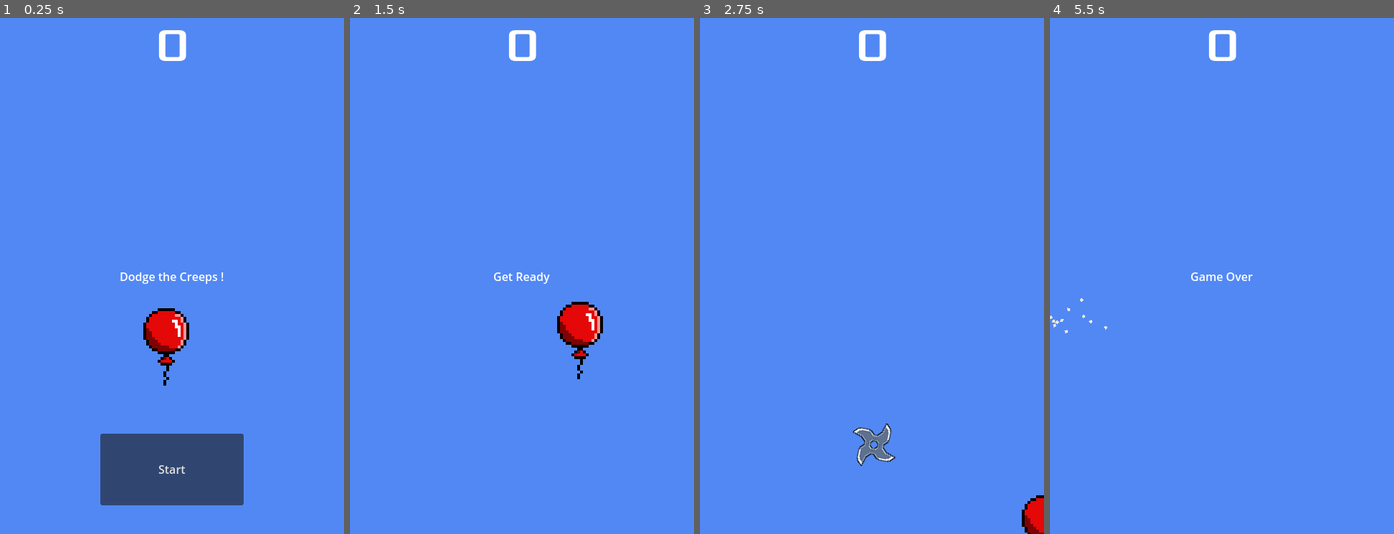
Above: before the commit, frames 1-4 (left to right).
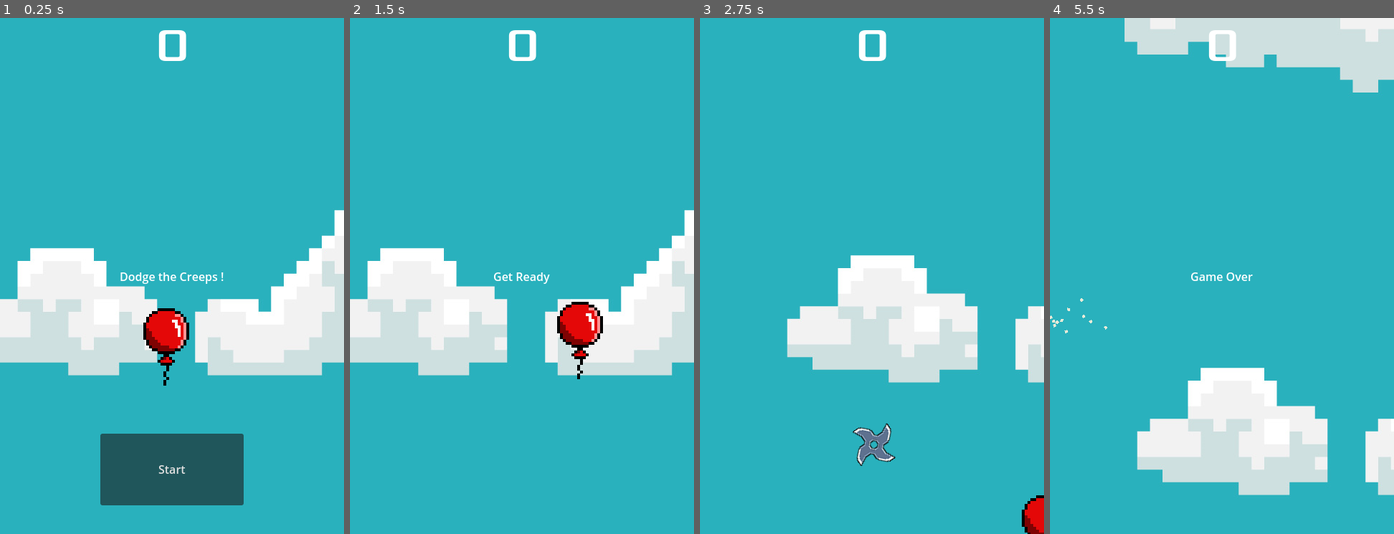
Above: after the commit, the same moments.

Repository: Turik556/First2D
Game: Godot game, scene res://Scenes/main.tscn
Same seed, same stepped clock (60 frames per second), same inputs: the game is played once before the commit and once after it.
Inputs:
- Up to frame 1 (0.25 s): no input
- Up to frame 2 (1.5 s): click "Start" at 0.5 s; tap Enter at 1.25 s; hold D (move_right) from 1.28 s (still down)
- Up to frame 3 (2.75 s): release D (move_right) at 2.03 s; hold S (move_down) from 2.03 s (still down)
- Up to frame 4 (5.5 s): release S (move_down) at 2.78 s; hold D (move_right) 2.78-3.53 s; hold W (move_up) 3.53-4.28 s; hold A (move_left) from 4.28 s (still down)

The runs differ from the first frame. In frame 1, 93% of the frame differs, in the area x 0-100%, y 0-100%; in frame 2, 99%; in frame 3, 99%; in frame 4, 100%.

Commit message:
add background movement

Diff:
--- a/Scenes/main.tscn
+++ b/Scenes/main.tscn
@@ -1,9 +1,10 @@
-[gd_scene load_steps=8 format=3 uid="uid://cveqi88yfygc1"]
+[gd_scene load_steps=9 format=3 uid="uid://cveqi88yfygc1"]
 
 [ext_resource type="PackedScene" uid="uid://cajufjns3158d" path="res://Scenes/Player.tscn" id="1_pm0dl"]
 [ext_resource type="Script" path="res://scripts/main.gd" id="1_y5qig"]
 [ext_resource type="PackedScene" uid="uid://pvr776ugj5v" path="res://Scenes/enemy_speed_up_item.tscn" id="3_owb8q"]
 [ext_resource type="PackedScene" uid="uid://dxl8mpdnhg8dq" path="res://Scenes/item.tscn" id="3_rwv84"]
+[ext_resource type="Texture2D" uid="uid://hp1svvvhp1bo" path="res://art/8614580.jpg" id="4_rjcux"]
 [ext_resource type="PackedScene" uid="uid://bqi3n4fssgs2l" path="res://Scenes/EnemyHandler.tscn" id="4_ybo78"]
 [ext_resource type="PackedScene" uid="uid://1tee4hpui1pn" path="res://Scenes/hud.tscn" id="4_yohv7"]
 [ext_resource type="PackedScene" uid="uid://b2thwqcug124p" path="res://Scenes/item_spawner.tscn" id="6_8ngv0"]
@@ -13,7 +14,15 @@
 player_scene = ExtResource("3_rwv84")
 item_scene = ExtResource("3_owb8q")
 
+[node name="TextureRect" type="TextureRect" parent="."]
+offset_left = -168.0
+offset_top = -1240.0
+offset_right = 1832.0
+offset_bottom = 760.0
+texture = ExtResource("4_rjcux")
+
 [node name="ColorRect" type="ColorRect" parent="."]
+visible = false
 anchors_preset = 15
 anchor_right = 1.0
 anchor_bottom = 1.0
--- a/scripts/enemy_handler.gd
+++ b/scripts/enemy_handler.gd
@@ -20,7 +20,6 @@
 
 # Called every frame. 'delta' is the elapsed time since the previous frame.
 func _process(delta: float) -> void:
-	print ($MobTimer.wait_time)
 	pass
 
 func _on_mob_timer_timeout() -> void:
@@ -61,4 +60,5 @@
 func update_timer():
 	var current_timer = $MobTimer.wait_time
 	$MobTimer.wait_time = current_timer - 0.2
+	print ($MobTimer.wait_time)
 	pass
--- a/scripts/main.gd
+++ b/scripts/main.gd
@@ -2,7 +2,8 @@
 
 @export var player_scene:PackedScene
 @export var item_scene: PackedScene
-
+var pos: float
+var is_game_started:bool
 var score:int
 
 # Called when the node enters the scene tree for the first time.
@@ -12,11 +13,13 @@
 
 # Called every frame. 'delta' is the elapsed time since the previous frame.
 func _process(delta: float) -> void:
+	move_scene()
 	pass
 
 func game_over() -> void:
 	$HUD.show_game_over()
 	Global.s_game_over.emit()
+	is_game_started = false
 	pass # Replace with function body.
 
 func new_game():
@@ -41,8 +44,18 @@
 	pass
 func _on_start_timer_timeout() -> void:
 	Global.s_start_game.emit
+	is_game_started = true
 	pass # Replace with function body.
 func _on_enemy_handler_s_died(mob) -> void:
 	update_score(1)
 
 	pass # Replace with function body.
+func move_scene():
+	pos = $TextureRect.position.y
+	if is_game_started:
+		if pos < 0 :
+			$TextureRect.position = Vector2(0.0,1.0 + pos)
+		else:
+			$TextureRect.position = Vector2(0.0,-1000.0 + pos)
+			print("jump")
+pass
Binary file added: art/8614580.jpg
Not shown, added: art/8614580.jpg.import
